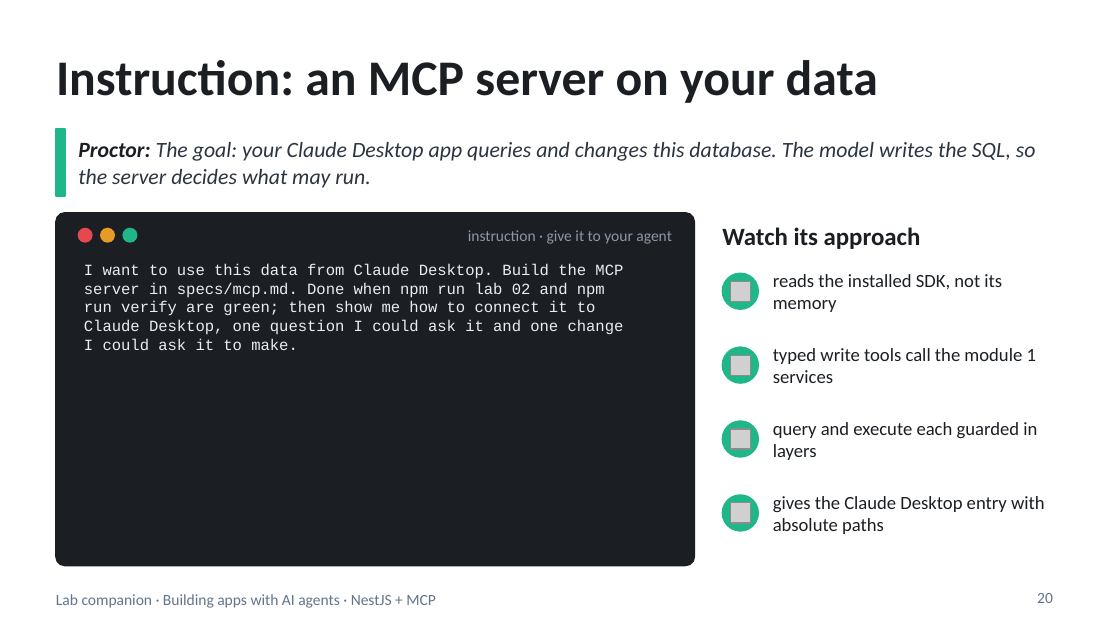
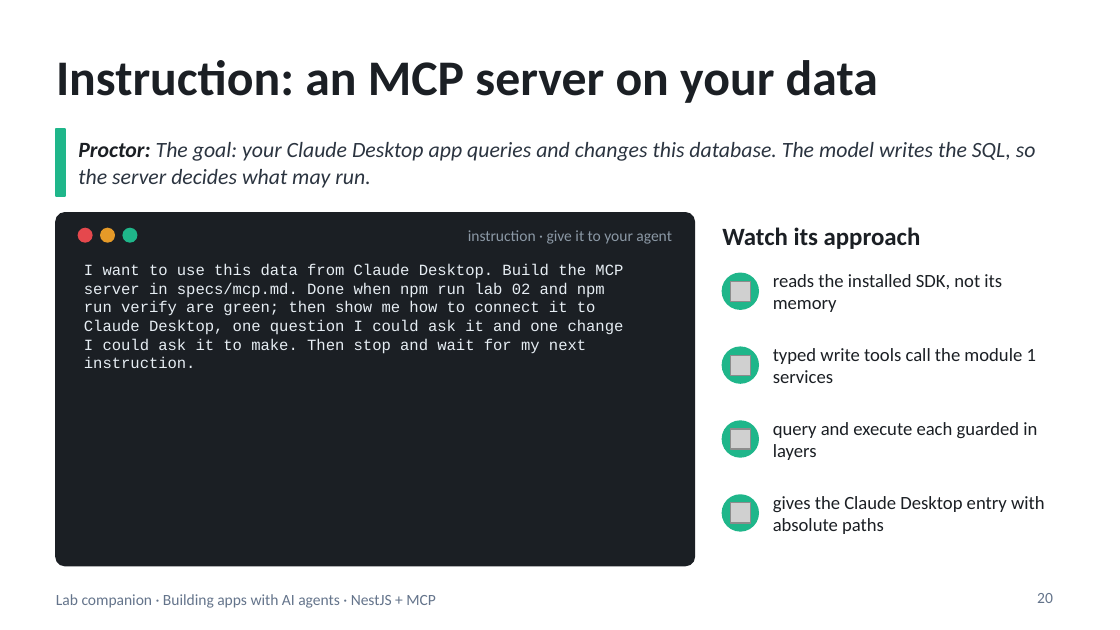
Before and after one commit to blazaga/ai-training-modules, a slide deck: slide 20 of docs/ai-agent-training/slides/lab-companion.pptx. Drawn at 1120x630 pixels with LibreOffice and Linux fonts; fonts in the diff are those of the drawing; grey boxes stand for pictures. Boxes give left, top, right and bottom in pixels: in the first picture for what was removed or moved away, otherwise in the second. Text is boxed around its words. In the diff, an @@ line names an element or a change of style, - is before the commit and + after.

```diff
--- a/docs/ai-agent-training/slides/lab-companion.pptx
+++ b/docs/ai-agent-training/slides/lab-companion.pptx
@@ text at (x1=84, y1=338, x2=586, y2=368): text changed @@
-I could ask it to make.
+I could ask it to make. Then stop and wait for my next
+instruction.
```
Also in this commit, not shown: 6 other slides changed, 6 other files.
